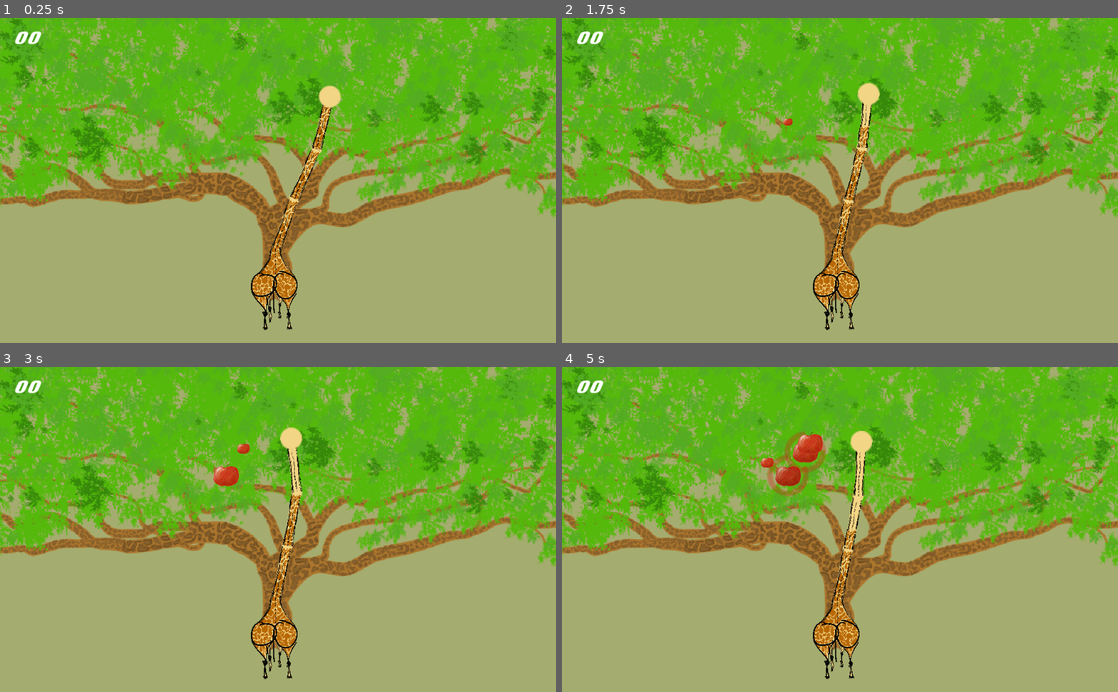
Above: before the commit, frames 1-4 (two rows, left to right).
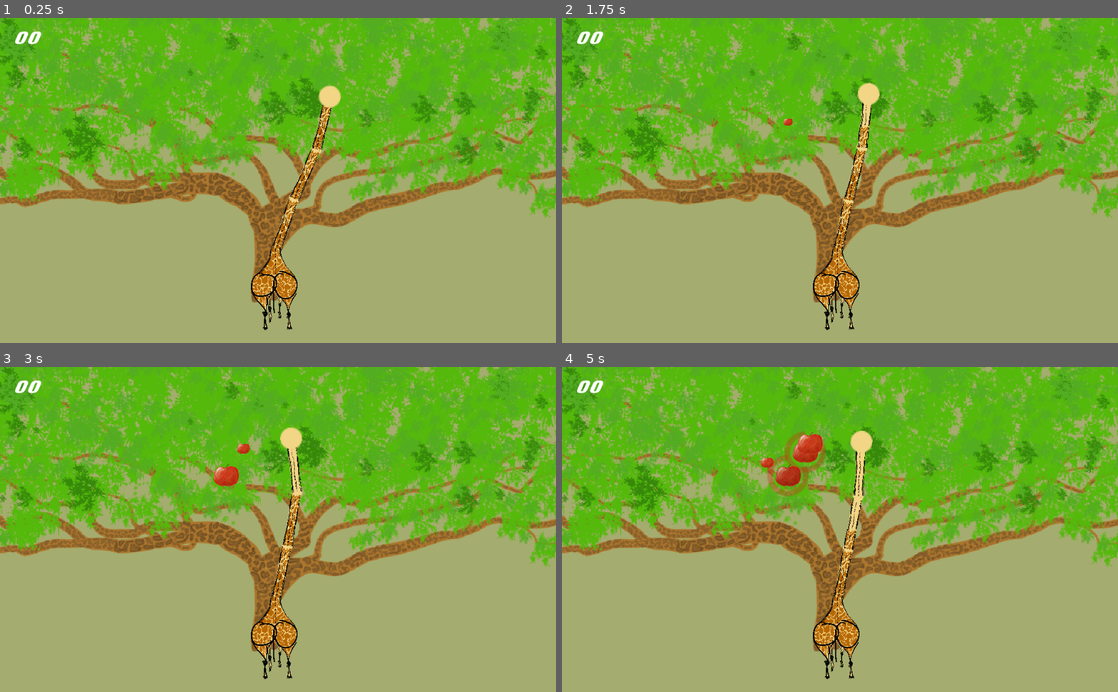
Above: after the commit, the same moments.

Repository: AnJ95/tectonicGiraffe
Game: Godot game, scene res://main/Main.tscn
Same seed, same stepped clock (60 frames per second), same inputs: the game is played once before the commit and once after it.
Inputs:
- Up to frame 1 (0.25 s): no input
- Up to frame 2 (1.75 s): tap W (key_0) at 0.6 s; tap A (key_1) at 1.35 s
- Up to frame 3 (3 s): tap D (key_2) at 2.1 s; tap S (key_3) at 2.85 s
- Up to frame 4 (5 s): tap W (key_0) at 3.6 s; tap A (key_1) at 4.35 s

The runs differ from the first frame. In frame 1, 24% of the frame differs, in the area x 0-100%, y 0-88%; in frame 2, 24%; in frame 3, 24%; in frame 4, 24%.

Commit message:
Added maximum zoom

Diff:
--- a/main/Main.gd
+++ b/main/Main.gd
@@ -30,8 +30,14 @@
     if fruit != null:
         score += 1
         labelScore.text = str(score) if score >= 10 else "0" + str(score)
-        tweenZoom.interpolate_property(camera, "offset:y", camera.offset.y, camera.offset.y + CAM_OFFSET_PER_FRUIT, 0.6)
-        tweenZoom.interpolate_property(camera, "zoom", camera.zoom, camera.zoom * ZOOM_PER_FRUIT, 0.6)
+
+        var new_zoom = camera.zoom * ZOOM_PER_FRUIT
+        if new_zoom.x > 1.2:
+            new_zoom.x = 1.2
+            new_zoom.y = 1.2
+        else:
+            tweenZoom.interpolate_property(camera, "offset:y", camera.offset.y, camera.offset.y + CAM_OFFSET_PER_FRUIT, 0.6)
+        tweenZoom.interpolate_property(camera, "zoom", camera.zoom, new_zoom, 0.6)
         tweenZoom.start()
         jingle.play(0)
 
--- a/main/Main.tscn
+++ b/main/Main.tscn
@@ -30,7 +30,7 @@
 }
 
 [node name="baum" type="Sprite" parent="."]
-position = Vector2( 520.066, -194.814 )
+position = Vector2( 512.693, -194.814 )
 scale = Vector2( 0.6, 0.6 )
 texture = ExtResource( 6 )
 
